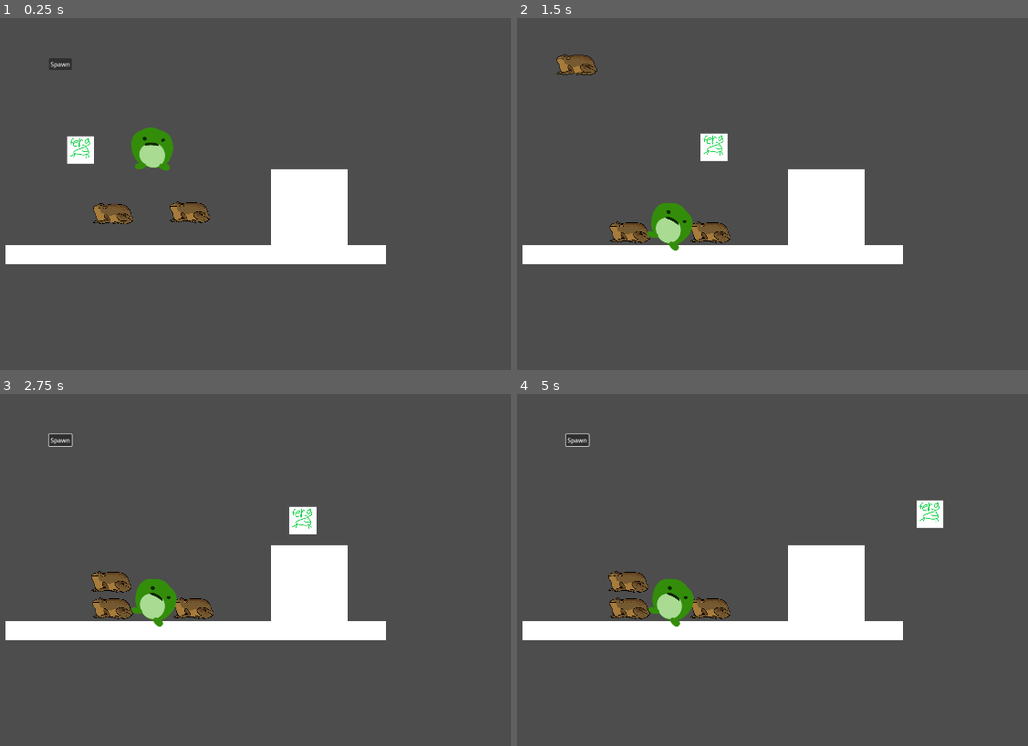
Above: before the commit, frames 1-4 (two rows, left to right).
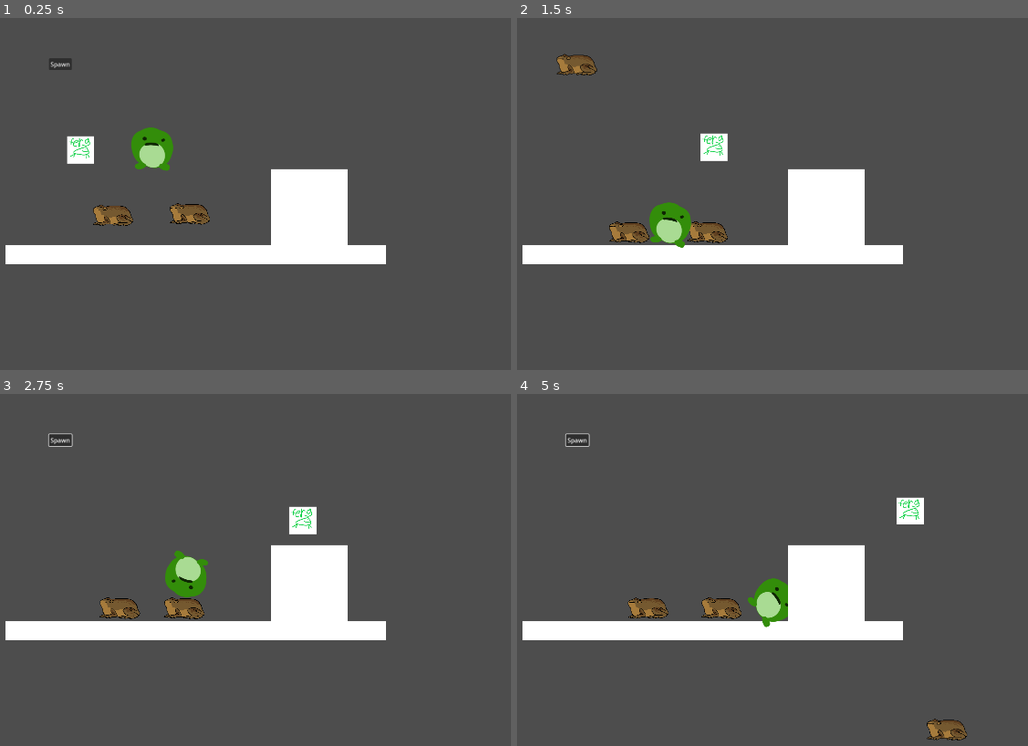
Above: after the commit, the same moments.

Repository: NotTom31/FroggeeToadems
Game: Godot game, scene res://Scenes/Levels/Test/tom-gameplay-test.tscn
Same seed, same stepped clock (60 frames per second), same inputs: the game is played once before the commit and once after it. This scene is started directly instead of the project's main scene.
Inputs (mouse positions are in pixels of both pictures, inside the frame that each line leads up to):
- Up to frame 1 (0.25 s): no input
- Up to frame 2 (1.5 s): move the mouse to (706, 232) at 0.52 s; hold Right (ui_right) 0.53-1.25 s; click (706, 232) at 0.67 s; tap Up (ui_up) at 0.77 s; click "Spawn" at 1.25 s
- Up to frame 3 (2.75 s): move the mouse to (112, 608) at 2.02 s; hold Right (ui_right) from 2.03 s (still down); click (112, 608) at 2.17 s; tap Up (ui_up) at 2.27 s
- Up to frame 4 (5 s): move the mouse to (823, 608) at 2.77 s; release Right (ui_right) at 2.78 s; hold Left (ui_left) 2.78-3.53 s; click (823, 608) at 2.92 s; move the mouse to (629, 608) at 3.52 s; hold Right (ui_right) from 3.53 s (still down); click (629, 608) at 3.67 s; tap Up (ui_up) at 3.77, 4.52 s; move the mouse to (outside the picture) at 4.27 s; click (outside the picture) at 4.42 s

The runs differ from the first frame. In frame 1, 0.4% of the frame differs, in the area x 18-42%, y 52-60%; in frame 2, 0.5%; in frame 3, 2.6%; in frame 4, 3.8%, in the area x 17-89%, y 29-99%.

Commit message:
Added state machine for frog ai
Frog walk state done
Made frog into CharacterBody2D

Diff:
--- /dev/null
+++ b/Code/FrogStates/FrogJump.gd
@@ -0,0 +1,11 @@
+extends Node
+
+
+# Called when the node enters the scene tree for the first time.
+func _ready() -> void:
+	pass # Replace with function body.
+
+
+# Called every frame. 'delta' is the elapsed time since the previous frame.
+func _process(delta: float) -> void:
+	pass
--- /dev/null
+++ b/Code/FrogStates/FrogWalk.gd
@@ -0,0 +1,26 @@
+extends State
+class_name FrogWalk
+
+@export var frog : CharacterBody2D
+@export var move_speed := 40.0
+
+var move_direction : Vector2
+var wander_time : float
+
+func randomize_wander():
+	move_direction = Vector2(randf_range(-1, 1), 0).normalized()
+	wander_time = randf_range(1, 3)
+
+func Enter():
+	randomize_wander()
+
+func Update(delta: float):
+	if wander_time > 0:
+		wander_time -= delta
+
+	else:
+		randomize_wander()
+
+func Physics_Update(delta: float):
+	if frog && frog.is_on_floor():
+		frog.velocity = Vector2(move_direction.x * move_speed, frog.velocity.y + move_direction.y)
--- /dev/null
+++ b/Code/FrogStates/State.gd
@@ -0,0 +1,16 @@
+extends Node2D
+class_name State
+
+signal Transitioned
+
+func Enter():
+	pass
+
+func Exit():
+	pass
+
+func Update(_delta: float):
+	pass
+
+func Physics_Update(_delta: float):
+	pass
--- a/Code/Objects/frog.gd
+++ b/Code/Objects/frog.gd
@@ -1,4 +1,6 @@
-extends RigidBody2D
+extends CharacterBody2D
+
+@export var gravity := 980.0
 
 var selected = false
 var mouse_velocity = Vector2()  # To track mouse movement velocity
@@ -40,19 +42,25 @@
 		if event.pressed:
 			selected = true
 			collision_layer = 0
-			linear_velocity = Vector2.ZERO
-			angular_velocity = 0  # Stop rotation
+			velocity = Vector2.ZERO
+			#angular_velocity = 0  # Stop rotation
 		else:
 			selected = false
 			collision_layer = original_layer
 			mouse_velocity = mouse_velocity.limit_length(max_velocity)
-			linear_velocity = mouse_velocity  # Apply mouse velocity to the RigidBody2D
+			velocity = mouse_velocity  # Apply mouse velocity to the RigidBody2D
 
 func disable_gravity() -> void:
-	gravity_scale = 0
+	gravity = 0
 
 func enable_gravity() -> void:
-	gravity_scale = 1
+	gravity = 980.0
+
+func _physics_process(delta: float):
+	# Apply gravity to velocity
+	velocity.y += gravity * delta
+	# Move the character with the applied gravity
+	move_and_slide()
 
 func _on_mouse_exited() -> void:
 	selected = false #failsafe
--- a/Code/Objects/frogAI.gd
+++ b/Code/Objects/frogAI.gd
@@ -1,11 +1,46 @@
 extends Node2D
 
-var parent_rigid_body: RigidBody2D = null
+@export var initial_state : State
+
+var current_state : State
+var states : Dictionary = {}
+
+#var parent_rigid_body: RigidBody2D = null
 
 func _ready() -> void:
-	parent_rigid_body = get_parent() as RigidBody2D
+	#parent_rigid_body = get_parent() as RigidBody2D
+	#if parent_rigid_body != null:
+	#	print("Controlling parent: ", parent_rigid_body.name)
+	#else:
+	#	print("Frog parent is not a RigidBody2D!")
+	for child in get_children():
+		if child is State:
+			states[child.name.to_lower()] = child
+			child.Transitioned.connect(on_child_transitioned)
 
-	if parent_rigid_body != null:
-		print("Controlling parent: ", parent_rigid_body.name)
-	else:
-		print("Frog parent is not a RigidBody2D!")
+	if initial_state:
+		initial_state.Enter()
+		current_state = initial_state
+
+func _process(delta):
+	if current_state:
+		current_state.Update(delta)
+
+func _physics_process(delta):
+	if current_state:
+		current_state.Physics_Update(delta)
+
+func on_child_transitioned(state, new_state_name):
+	if state != current_state:
+		return
+
+	var new_state = states.get(new_state_name.to_lower())
+	if !new_state:
+		return
+
+	if current_state:
+		current_state.exit()
+
+	new_state.enter()
+
+	current_state = new_state
--- a/Scenes/Levels/Test/tom-gameplay-test.tscn
+++ b/Scenes/Levels/Test/tom-gameplay-test.tscn
@@ -6,6 +6,12 @@
 [ext_resource type="PackedScene" uid="uid://cv05e0eutaagt" path="res://Scenes/UI/spawn_frog_ui.tscn" id="4_f7qh2"]
 [ext_resource type="PackedScene" uid="uid://q2eyupn7k7l2" path="res://Scenes/Frogs/basic_frog.tscn" id="5_e2hmp"]
 [ext_resource type="PackedScene" uid="uid://d3r6wmwxqowp4" path="res://Scenes/FrogDetectionArea.tscn" id="6_2apnw"]
+
+[sub_resource type="Curve2D" id="Curve2D_makat"]
+_data = {
+"points": PackedVector2Array(0, 0, 0, 0, 723, 863, 0, 0, 0, 0, 1793, 884, 0, 0, 0, 0, 1787, 852, 0, 0, 0, 0, 723, 863)
+}
+point_count = 4
 
 [node name="Tom-gameplay-test" type="Node2D"]
 
@@ -37,3 +43,6 @@
 [node name="Area2D" parent="." instance=ExtResource("6_2apnw")]
 position = Vector2(857, 498)
 scale = Vector2(10, 10)
+
+[node name="Path2D" type="Path2D" parent="."]
+curve = SubResource("Curve2D_makat")
--- a/Scenes/Objects/frog.tscn
+++ b/Scenes/Objects/frog.tscn
@@ -1,8 +1,9 @@
-[gd_scene load_steps=8 format=3 uid="uid://cx02sk40u0vp1"]
+[gd_scene load_steps=9 format=3 uid="uid://cx02sk40u0vp1"]
 
 [ext_resource type="Script" path="res://Code/Objects/frog.gd" id="1_fsnyy"]
 [ext_resource type="Script" path="res://Code/Objects/frogAI.gd" id="2_hgrfg"]
 [ext_resource type="Texture2D" uid="uid://b64753wh2a3cd" path="res://Art/Frogs/01_rest.png" id="2_nn14p"]
+[ext_resource type="Script" path="res://Code/FrogStates/FrogWalk.gd" id="3_20h7v"]
 [ext_resource type="Texture2D" uid="uid://biskh8y7j7jwl" path="res://Art/Frogs/04_rest.png" id="3_mekqn"]
 
 [sub_resource type="SpriteFrames" id="SpriteFrames_6u743"]
@@ -31,11 +32,16 @@
 radius = 35.0156
 height = 103.956
 
-[node name="Frog" type="RigidBody2D"]
+[node name="Frog" type="CharacterBody2D"]
 script = ExtResource("1_fsnyy")
 
-[node name="AI Node" type="Node2D" parent="."]
+[node name="State Machine" type="Node2D" parent="." node_paths=PackedStringArray("initial_state")]
 script = ExtResource("2_hgrfg")
+initial_state = NodePath("FrogWalk")
+
+[node name="FrogWalk" type="Node2D" parent="State Machine" node_paths=PackedStringArray("frog")]
+script = ExtResource("3_20h7v")
+frog = NodePath("../..")
 
 [node name="AnimatedSprite2D" type="AnimatedSprite2D" parent="."]
 scale = Vector2(0.08, 0.08)
Not shown: 1 places in Scenes/Levels/Test/tom-gameplay-test.tscn that only renumber resources
